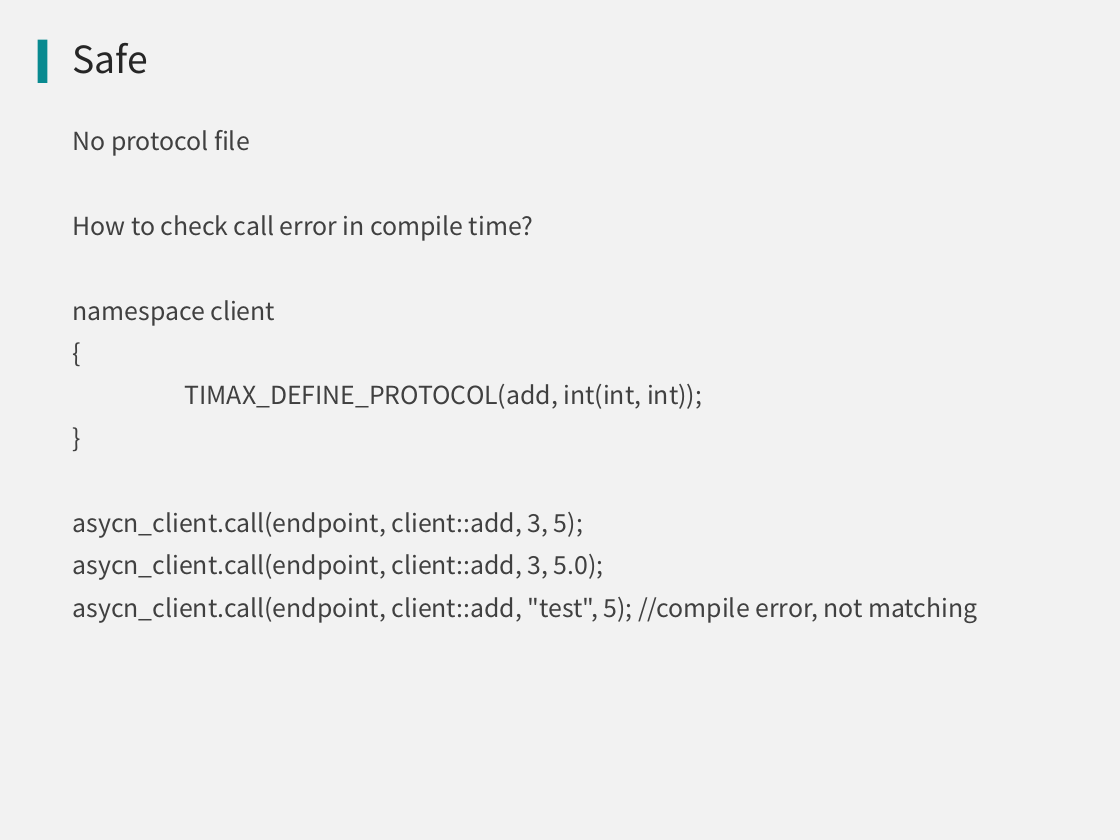
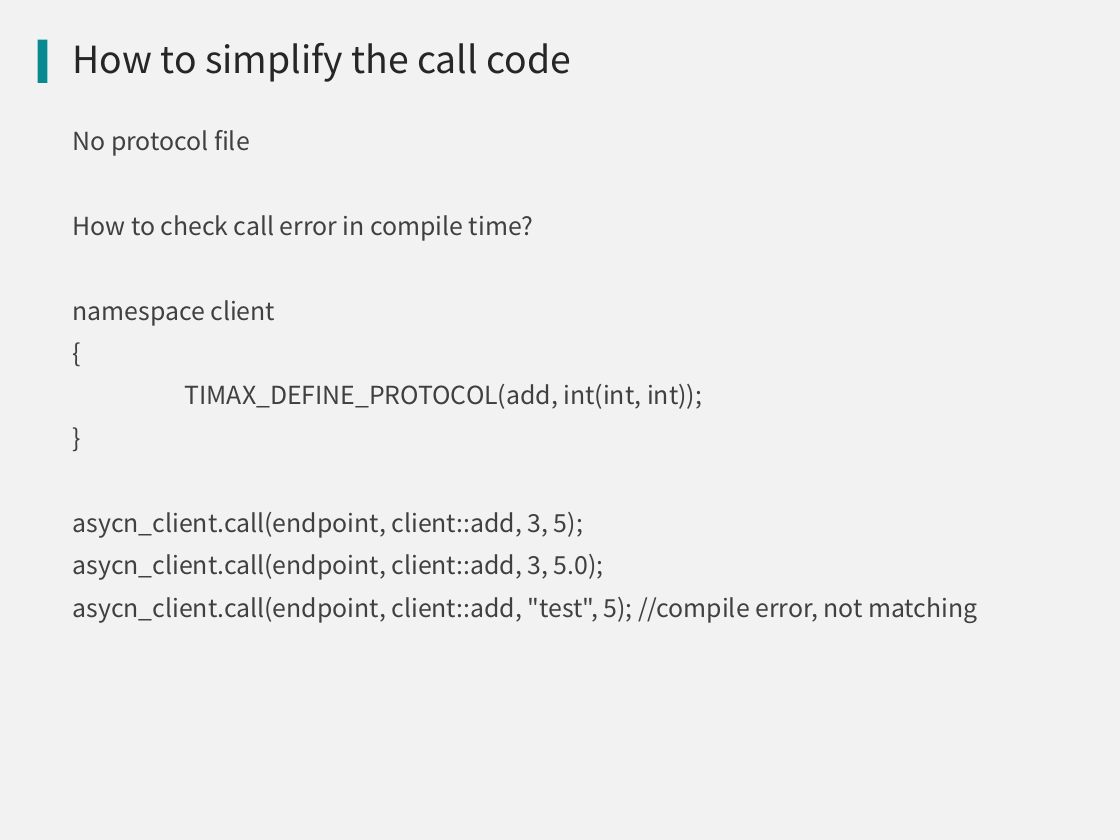
Before and after one commit to qicosmos/cppnow2017-ppt, a slide deck: slide 28 of An easy to use RPC framework implemented by c++11 and c++14.pptx. Drawn at 1120x840 pixels with LibreOffice and Linux fonts; fonts in the diff are those of the drawing; background and template pictures are left out. Boxes give left, top, right and bottom in pixels: in the first picture for what was removed or moved away, otherwise in the second. Text is boxed around its words. In the diff, an @@ line names an element or a change of style, - is before the commit and + after.

```diff
--- a/An easy to use RPC framework implemented by c++11 and c++14.pptx
+++ b/An easy to use RPC framework implemented by c++11 and c++14.pptx
@@ title at (73,43,571,82): text changed @@
-Safe
+How to simplify the call code
```
Also in this commit, not shown: 12 other slides changed, 2 slides added, 9 slides removed.
